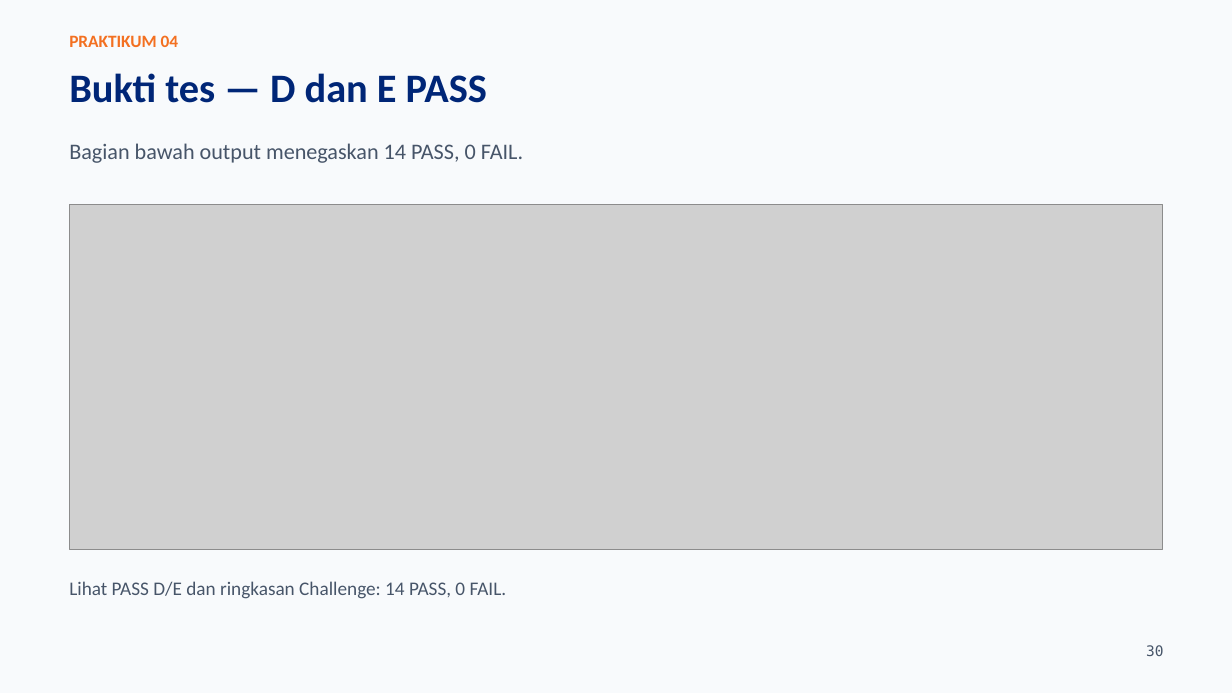
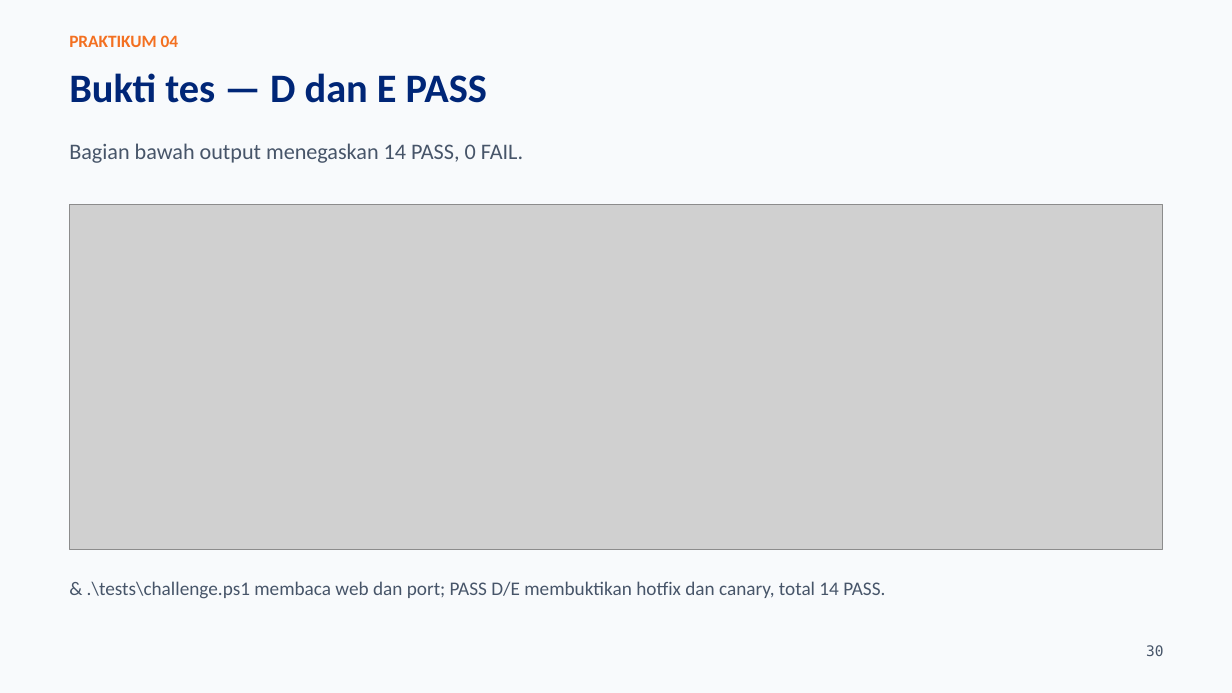
Before and after one commit to SeedFlora/meet4CloudService, a slide deck: slide 30 of slides/LAB04_Docker_Lifecycle_Praktikum.pptx. Drawn at 1232x693 pixels with LibreOffice and Linux fonts; fonts in the diff are those of the drawing; grey boxes stand for pictures. Boxes give left, top, right and bottom in pixels: in the first picture for what was removed or moved away, otherwise in the second. Text is boxed around its words. In the diff, an @@ line names an element or a change of style, - is before the commit and + after.

```diff
--- a/slides/LAB04_Docker_Lifecycle_Praktikum.pptx
+++ b/slides/LAB04_Docker_Lifecycle_Praktikum.pptx
@@ text at box(87, 581, 885, 599): text changed @@
-Lihat PASS D/E dan ringkasan Challenge: 14 PASS, 0 FAIL.
+& .\tests\challenge.ps1 membaca web dan port; PASS D/E membuktikan hotfix dan canary, total 14 PASS.
```
Also in this commit, not shown: 7 other slides changed.
